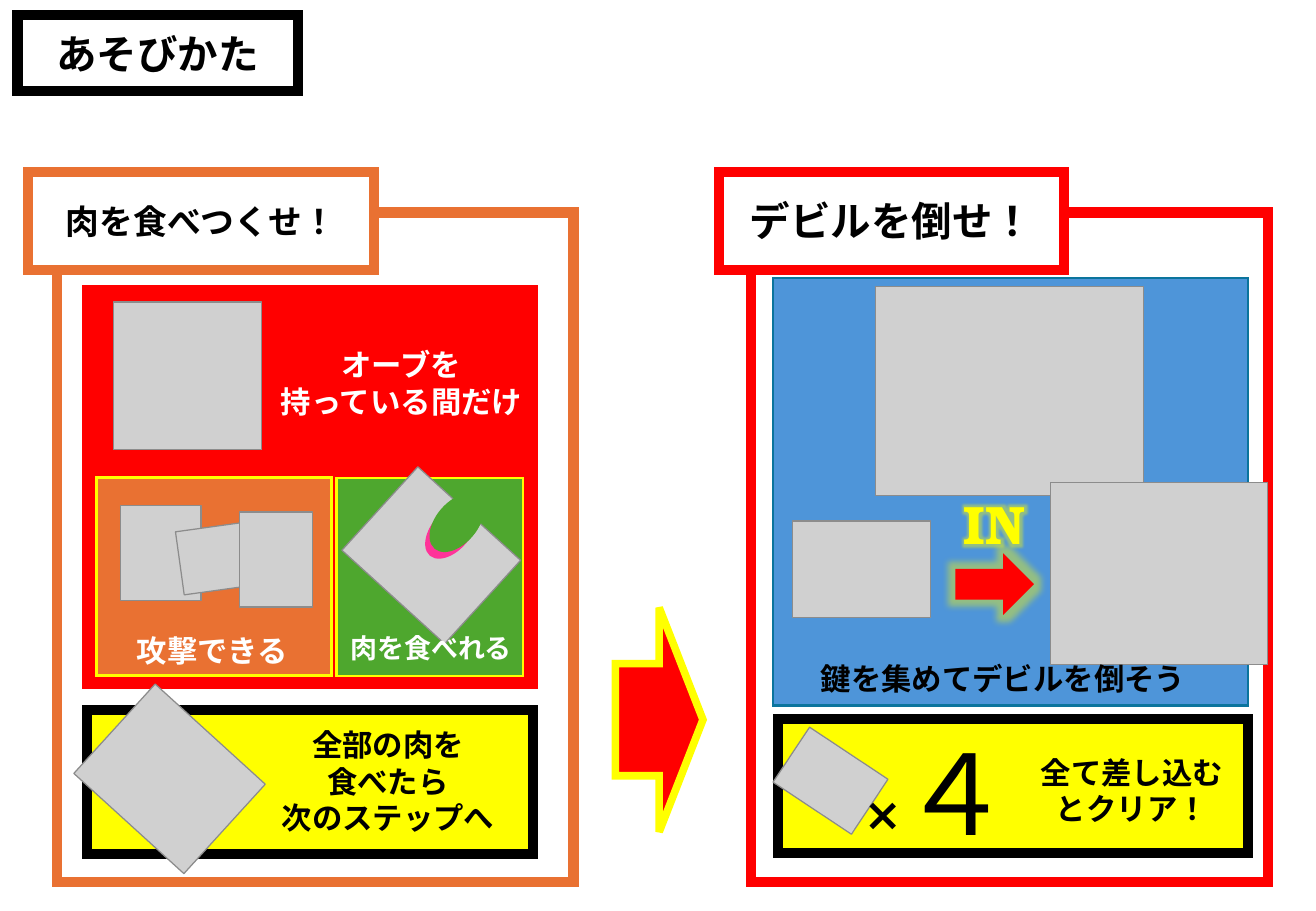
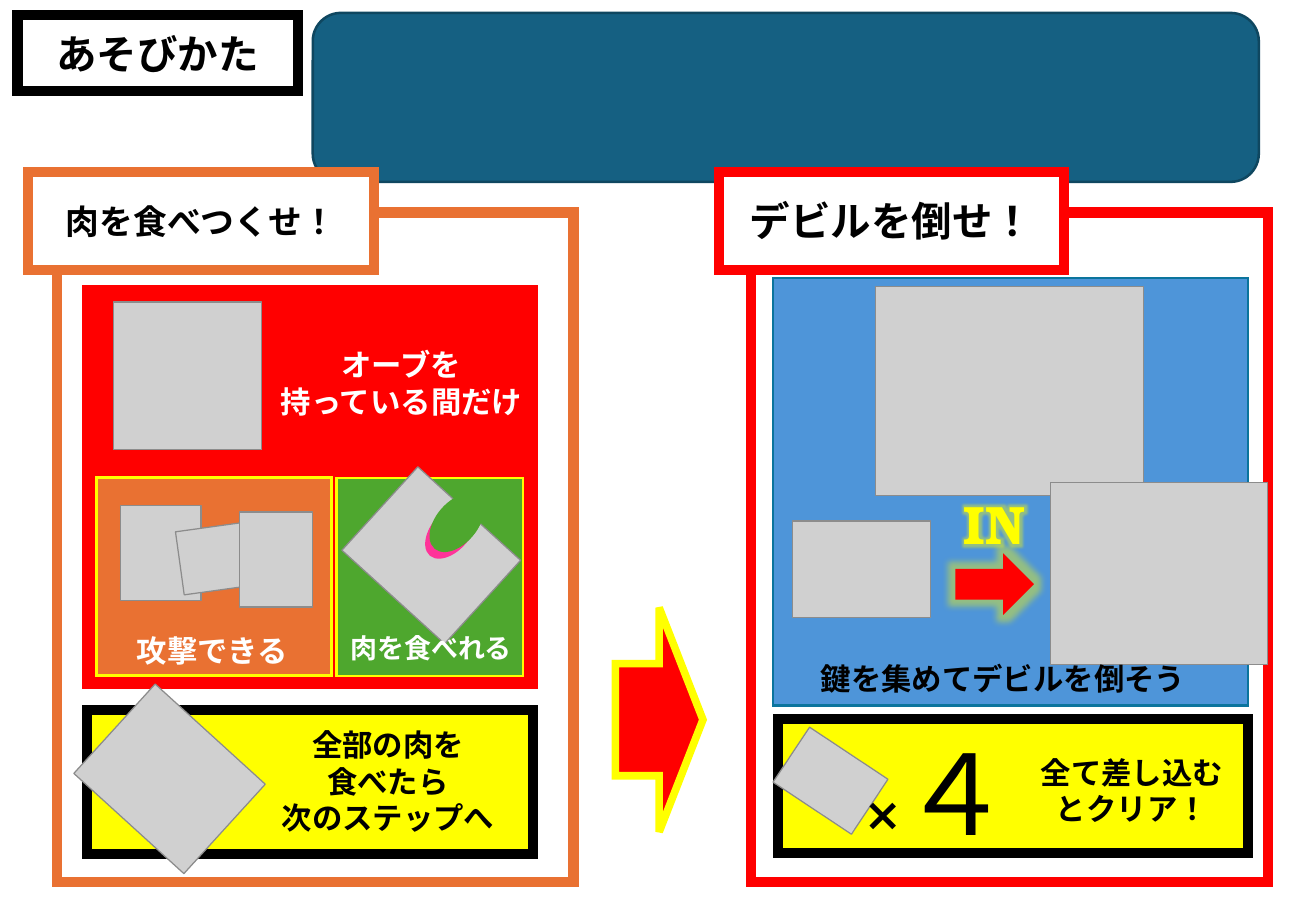
Before and after one commit to TomoyaKanazaki/Graduation, a slide deck: slide 2 of 99_pranning/操作説明書.pptx. Drawn at 1316x911 pixels with LibreOffice and Linux fonts; fonts in the diff are those of the drawing; grey boxes stand for pictures; background and template pictures are left out. Boxes give left, top, right and bottom in pixels: in the first picture for what was removed or moved away, otherwise in the second. Text is boxed around its words. In the diff, an @@ line names an element or a change of style, - is before the commit and + after.

```diff
--- a/99_pranning/操作説明書.pptx
+++ b/99_pranning/操作説明書.pptx
@@ rounded rectangle added at box(312, 13, 1259, 182), fill #156082, outline #104760 1.5 pt @@
```
Also in this commit, not shown: 1 other slide changed.
